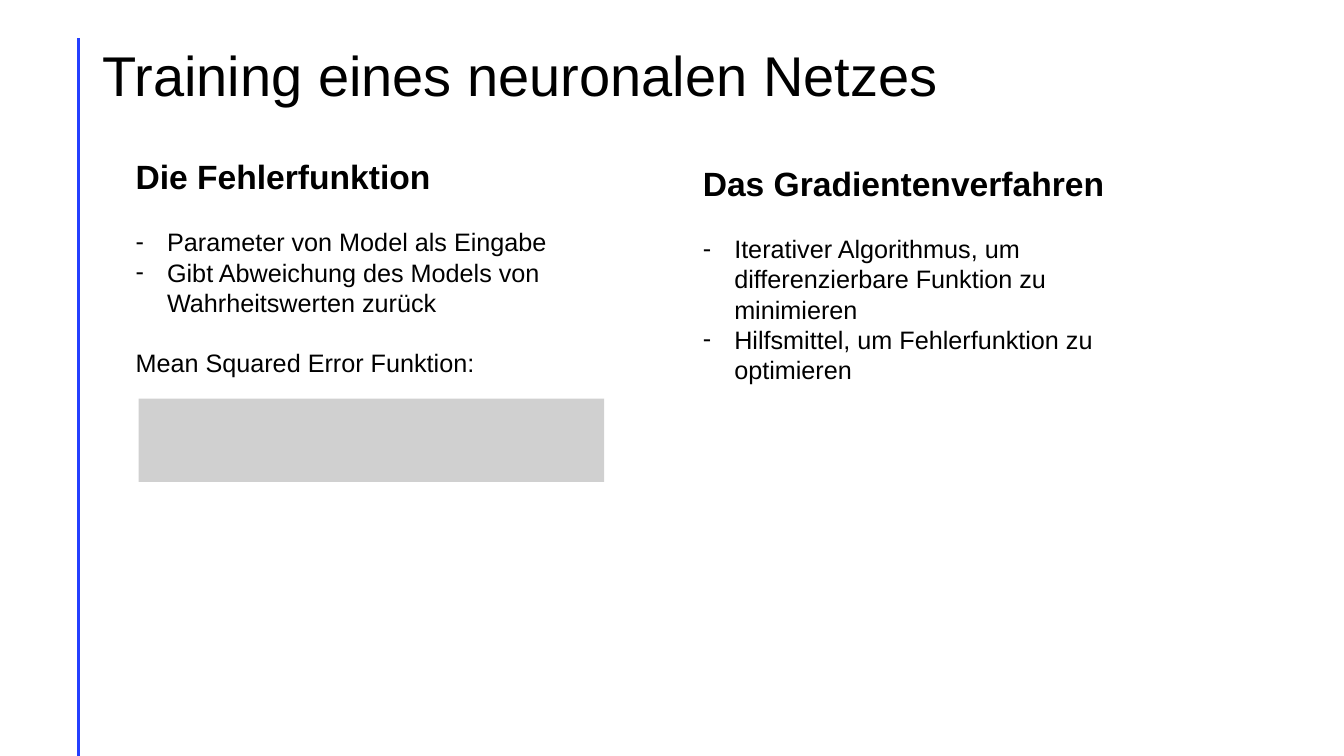
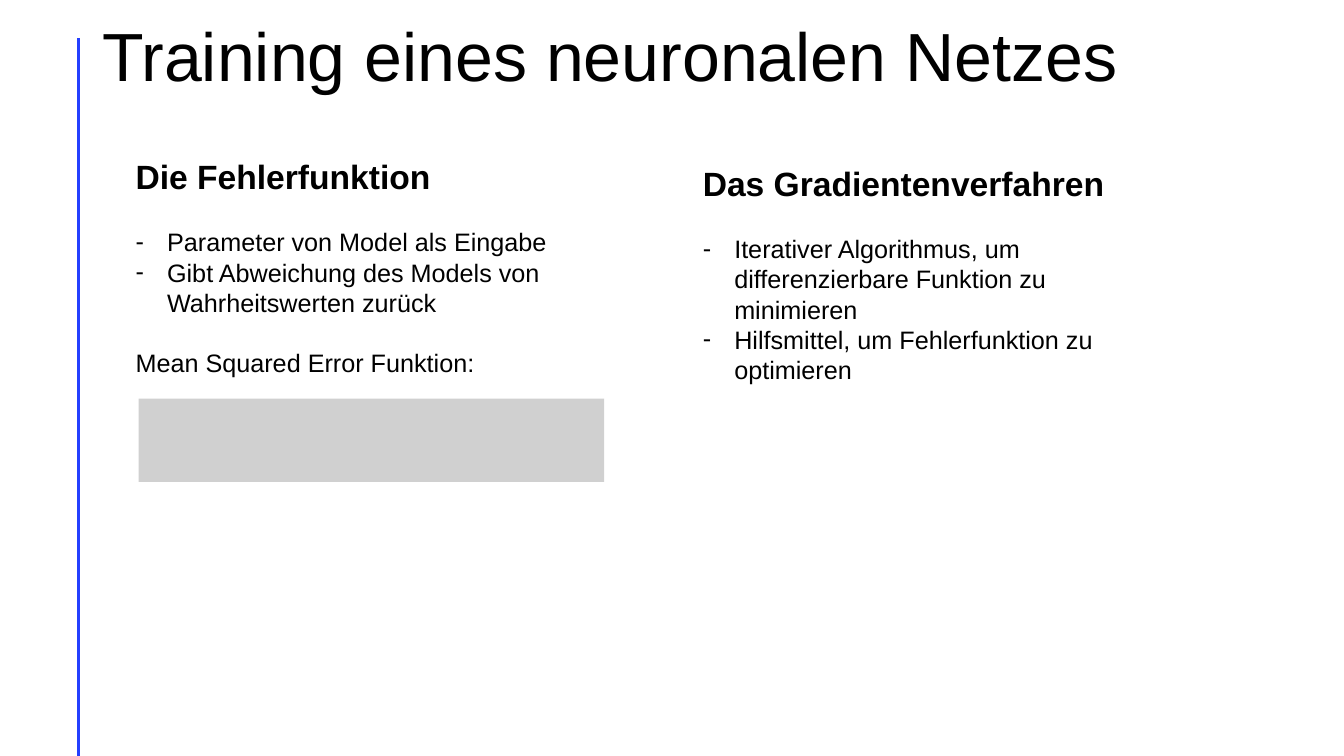
Before and after one commit to LeChummpy/PK, a slide deck: slide 10 of Präsi/präsi (3).pptx (slide 7 before the commit). Drawn at 1344x756 pixels with LibreOffice and Linux fonts; fonts in the diff are those of the drawing; grey boxes stand for pictures. Boxes give left, top, right and bottom in pixels: in the first picture for what was removed or moved away, otherwise in the second. Text is boxed around its words. In the diff, an @@ line names an element or a change of style, - is before the commit and + after.

```diff
--- a/Präsi/präsi (3).pptx
+++ b/Präsi/präsi (3).pptx
@@ title "Training eines neuronalen Netzes": place and size @@
-title "Training eines neuronalen Netzes" at bbox=[102, 55, 937, 106]
+title "Training eines neuronalen Netzes" at bbox=[102, 31, 1117, 94]
@@ title "Training eines neuronalen Netzes" at bbox=[102, 31, 1117, 94]: size 40 to 48.6 pt @@
```
Also in this commit, not shown: 17 other slides changed, 6 slides added, 1 slide removed, 2 other files.
